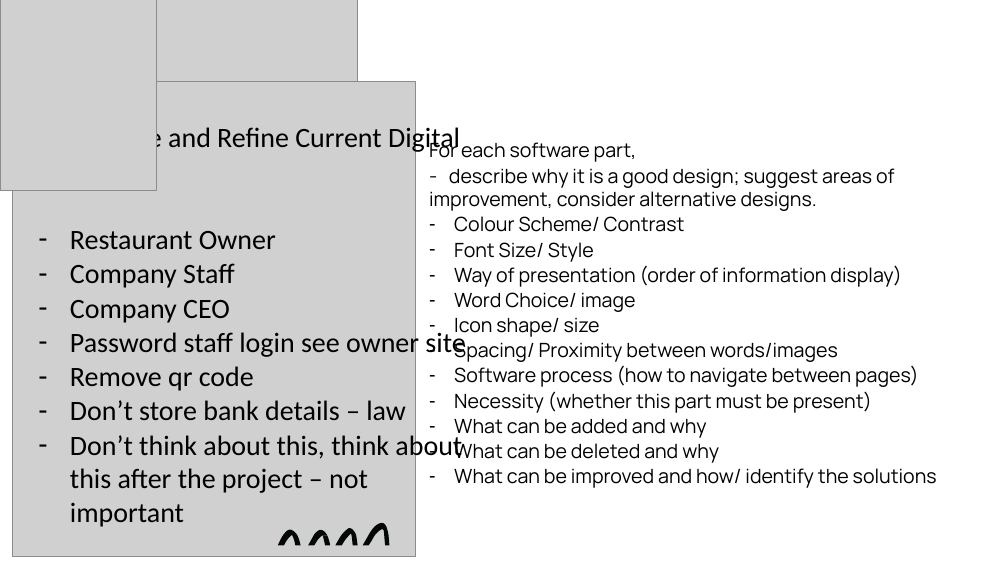
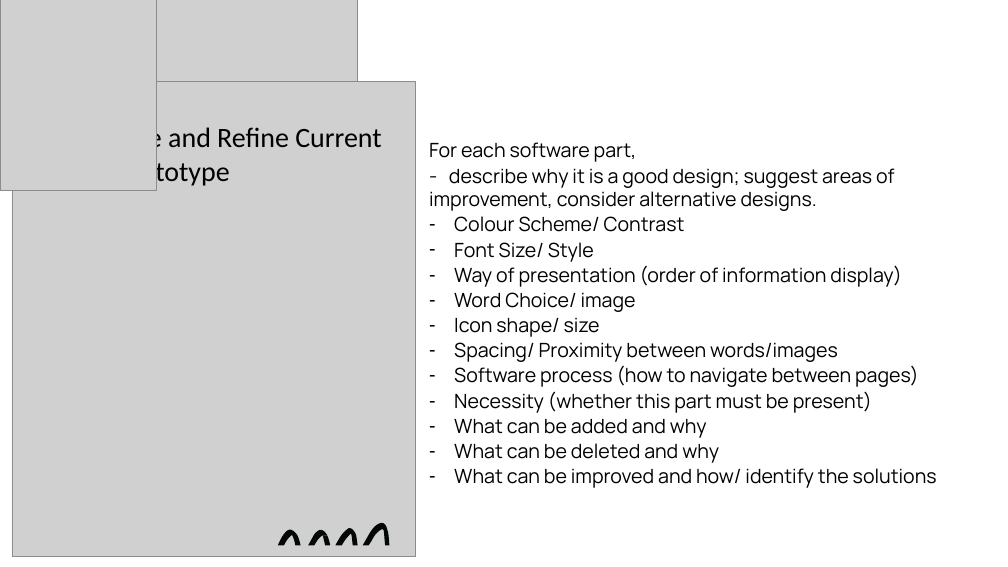
Before and after one commit to andrewwu531/final_year_dissertation, a slide deck: slide 5 of Documentations/Supervisor Meeting PowerPoints/11._Supervisor_Meeting_29Jan21.pptx. Drawn at 1008x567 pixels with LibreOffice and Linux fonts; fonts in the diff are those of the drawing; grey boxes stand for pictures. Boxes give left, top, right and bottom in pixels: in the first picture for what was removed or moved away, otherwise in the second. Text is boxed around its words. In the diff, an @@ line names an element or a change of style, - is before the commit and + after.

```diff
--- a/Documentations/Supervisor Meeting PowerPoints/11._Supervisor_Meeting_29Jan21.pptx
+++ b/Documentations/Supervisor Meeting PowerPoints/11._Supervisor_Meeting_29Jan21.pptx
@@ text at [66, 124, 381, 188]: text changed @@
-2. Evaluate and Refine Current Digital Prototype
-– Restaurant Owner
-– Company Staff
-– Company CEO
-– Password staff login see owner site
-– Remove qr code
-– Don’t store bank details – law
-– Don’t think about this, think about this after the project – not important
+2. Evaluate and Refine Current
+Digital Prototype
```
Also in this commit, not shown: 1 other slide changed, 1 slide removed, 3 other files.
